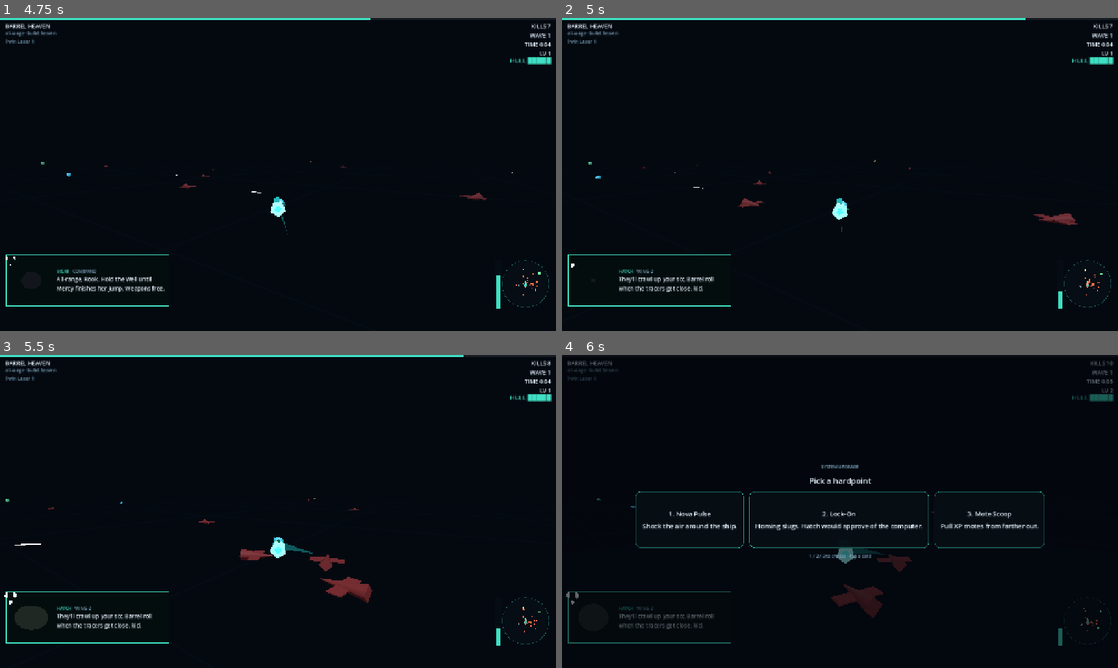
Above: before the commit, frames 1-4 (two rows, left to right).
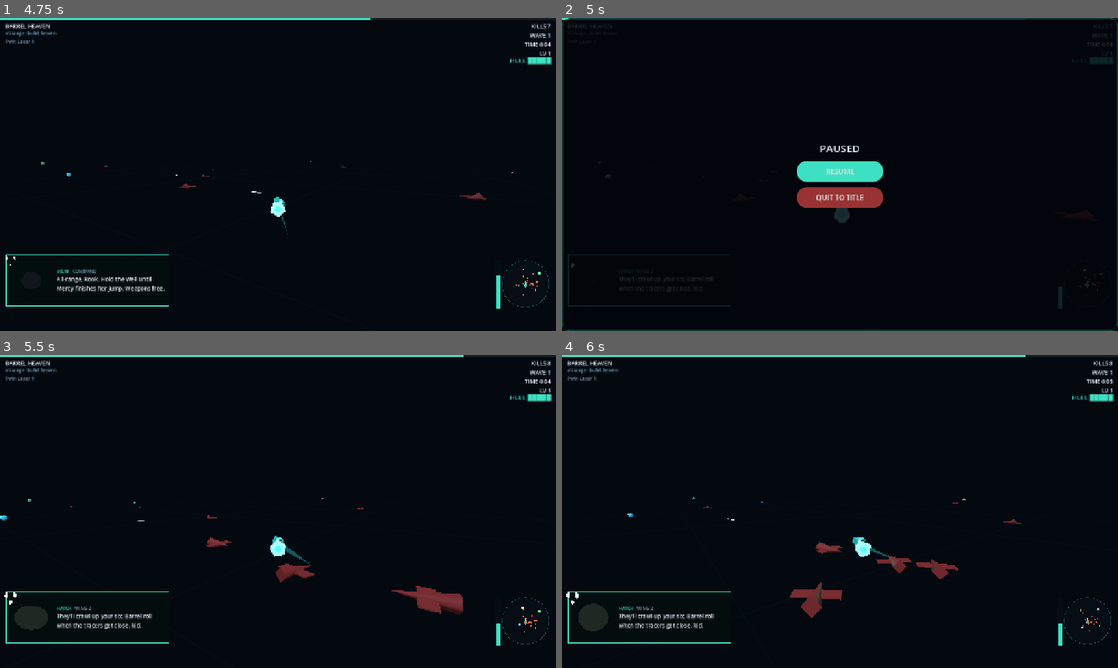
Above: after the commit, the same moments.

Repository: JarodGodlewski/barrel-heaven
Game: Godot game, scene res://scenes/Main.tscn
The game is run twice, just before and just after one commit, with the same random seed, the same clock (stepped at 60 frames per second) and the same inputs.
Inputs (mouse positions are in pixels of both pictures, inside the frame that each line leads up to):
- Up to frame 1 (4.75 s): click "LAUNCH" at 0.5 s; move the mouse to (250, 237) at 1.27 s; hold W (throttle_up) 1.28-2 s; hold Shift (boost) 1.28-2 s; click (250, 237) at 1.42 s; tap Space (roll) at 1.55, 3.05, 4.35 s; drag from (444, 221) to (250, 237) at 2.02 s; move the mouse to (111, 127) at 2.77 s; hold A (steer_left) 2.78-3.5 s; hold Shift (boost) 2.78-3.5 s; drag from (305, 174) to (111, 127) at 3.52 s; move the mouse to (194, 96) at 4.27 s; hold S (throttle_down) from 4.28 s (still down)
- Up to frame 2 (5 s): keep holding S (throttle_down); tap Escape (pause) at 4.9 s
- Up to frame 3 (5.5 s): release S (throttle_down) at 5 s; click (278, 508) at 5 s, where only the run after the commit has a clickable "RESUME"
- Up to frame 4 (6 s): tap A (steer_left) at 5.75 s; drag from (962, 495) to (756, 433) at 5.77 s

Frame 1 is identical in both runs. In frame 2, 5.3% of the frame differs, in the area x 0-100%, y 0-100%; in frame 3, 1.9%; in frame 4, 5.5%, in the area x 0-100%, y 0-93%.

Commit message:
Add pause menu: ESC key toggles pause overlay with Resume/Quit options

Diff:
--- a/godot/project.godot
+++ b/godot/project.godot
@@ -1,6 +1,10 @@
 ; Engine configuration file.
-; Barrel Heaven — Birddog Softworks
-; Godot 4.3 · GL Compatibility (ships to Steam / iOS / Android / Web)
+; It's best edited using the editor UI and not directly,
+; since the parameters that go here are not all obvious.
+;
+; Format:
+;   [section] ; section goes between []
+;   param=value ; assign values to parameters
 
 config_version=5
 
@@ -12,10 +16,6 @@
 run/main_scene="res://scenes/Main.tscn"
 config/features=PackedStringArray("4.7", "GL Compatibility")
 config/icon="res://icon.svg"
-
-[audio]
-
-buses/default_bus_layout="res://default_bus_layout.tres"
 
 [autoload]
 
@@ -120,4 +120,3 @@
 renderer/rendering_method="gl_compatibility"
 renderer/rendering_method.mobile="gl_compatibility"
 textures/vram_compression/import_etc2_astc=true
-anti_aliasing/quality/msaa_3d=0
--- a/godot/src/core/main.gd
+++ b/godot/src/core/main.gd
@@ -57,6 +57,7 @@
 # ---- run state ----
 var running := false
 var selecting := false
+var paused := false
 var smoke_mode := false
 var i_frames := 0.0
 var roll_t := 0.0
@@ -140,6 +141,8 @@
 		ui.hide_overlay()
 		reset_run())
 	ui.card_picked.connect(_on_card_picked)
+	ui.pause_pressed.connect(_on_pause_resume)
+	ui.quit_pressed.connect(_on_quit_to_title)
 	if smoke_mode:
 		reset_run()
 	else:
@@ -161,6 +164,17 @@
 func _on_card_picked(i: int) -> void:
 	if selecting and i >= 0 and i < current_offers.size():
 		_apply_pick(current_offers[i])
+
+
+func _on_pause_resume() -> void:
+	paused = false
+	ui.hide_pause()
+
+
+func _on_quit_to_title() -> void:
+	running = false
+	ui.hide_pause()
+	ui.show_title()
 
 
 func _build_world() -> void:
@@ -1125,7 +1139,15 @@
 	var dt := minf(delta, 0.3 if smoke_mode else 0.05)
 	damage_flash = maxf(0.0, damage_flash - dt * 3.0)
 
-	if running and not selecting:
+	# Handle pause toggle
+	if Input.is_action_just_pressed("pause") and running and not selecting:
+		paused = not paused
+		if paused:
+			ui.show_pause()
+		else:
+			ui.hide_pause()
+
+	if running and not selecting and not paused:
 		GameState.run.elapsed += dt
 		spawn_acc += dt
 		if spawn_acc > 0.4 and boss == null:
--- a/godot/src/ui/ui.gd
+++ b/godot/src/ui/ui.gd
@@ -6,6 +6,8 @@
 signal launch_pressed
 signal relaunch_pressed
 signal card_picked(index: int)
+signal pause_pressed
+signal quit_pressed
 
 const ACCENT := Color(0.243, 0.878, 0.765)   # #3ee0c3
 const WARN := Color(1.0, 0.42, 0.29)         # #ff6b4a
@@ -28,6 +30,7 @@
 var overlay_tag: Label
 var overlay_desc: Label
 var overlay_btn: Button
+var pause_panel: PanelContainer
 var comms_panel: Control
 var blob: BlobFace
 var name_label: Label
@@ -51,6 +54,7 @@
 	_build_comms()
 	_build_levelup()
 	_build_overlay()
+	_build_pause()
 
 
 # ---------------- build ----------------
@@ -316,6 +320,87 @@
 		else:
 			relaunch_pressed.emit()
 	)
+
+
+func _build_pause() -> void:
+	pause_panel = PanelContainer.new()
+	pause_panel.set_anchors_preset(Control.PRESET_FULL_RECT)
+	var dim := Color(0.008, 0.02, 0.04, 0.85)
+	var bg := StyleBoxFlat.new()
+	bg.bg_color = dim
+	bg.set_content_margin_all(28)
+	bg.border_color = Color(ACCENT.r, ACCENT.g, ACCENT.b, 0.3)
+	bg.set_border_width_all(1)
+	bg.set_corner_radius_all(16)
+	pause_panel.add_theme_stylebox_override("panel", bg)
+	root.add_child(pause_panel)
+
+	var center := CenterContainer.new()
+	center.set_anchors_preset(Control.PRESET_FULL_RECT)
+	pause_panel.add_child(center)
+
+	var v := VBoxContainer.new()
+	v.add_theme_constant_override("separation", 12)
+	v.alignment = BoxContainer.ALIGNMENT_CENTER
+	center.add_child(v)
+
+	var title := _label(v, 24, INK)
+	title.text = "PAUSED"
+	title.horizontal_alignment = HORIZONTAL_ALIGNMENT_CENTER
+
+	var resume_btn := Button.new()
+	resume_btn.text = "RESUME"
+	resume_btn.custom_minimum_size = Vector2(200, 48)
+	resume_btn.add_theme_font_size_override("font_size", 16)
+	var sb := StyleBoxFlat.new()
+	sb.bg_color = ACCENT
+	sb.set_corner_radius_all(999)
+	sb.content_margin_top = 12
+	sb.content_margin_bottom = 12
+	resume_btn.add_theme_stylebox_override("normal", sb)
+	var sbp := sb.duplicate()
+	sbp.bg_color = sb.bg_color.darkened(0.15)
+	resume_btn.add_theme_stylebox_override("hover", sb.duplicate())
+	resume_btn.add_theme_stylebox_override("pressed", sbp)
+	resume_btn.add_theme_stylebox_override("focus", StyleBoxEmpty.new())
+	var bc := CenterContainer.new()
+	v.add_child(bc)
+	bc.add_child(resume_btn)
+	resume_btn.pressed.connect(func() -> void:
+		pause_pressed.emit()
+	)
+
+	var quit_btn := Button.new()
+	quit_btn.text = "QUIT TO TITLE"
+	quit_btn.custom_minimum_size = Vector2(200, 48)
+	quit_btn.add_theme_font_size_override("font_size", 16)
+	var sb2 := StyleBoxFlat.new()
+	sb2.bg_color = Color(0.6, 0.2, 0.2)
+	sb2.set_corner_radius_all(999)
+	sb2.content_margin_top = 12
+	sb2.content_margin_bottom = 12
+	quit_btn.add_theme_stylebox_override("normal", sb2)
+	var sb2p := sb2.duplicate()
+	sb2p.bg_color = sb2.bg_color.darkened(0.15)
+	quit_btn.add_theme_stylebox_override("hover", sb2.duplicate())
+	quit_btn.add_theme_stylebox_override("pressed", sb2p)
+	quit_btn.add_theme_stylebox_override("focus", StyleBoxEmpty.new())
+	var bc2 := CenterContainer.new()
+	v.add_child(bc2)
+	bc2.add_child(quit_btn)
+	quit_btn.pressed.connect(func() -> void:
+		quit_pressed.emit()
+	)
+
+	pause_panel.visible = false
+
+
+func show_pause() -> void:
+	pause_panel.visible = true
+
+
+func hide_pause() -> void:
+	pause_panel.visible = false
 
 
 # ---------------- state api ----------------
